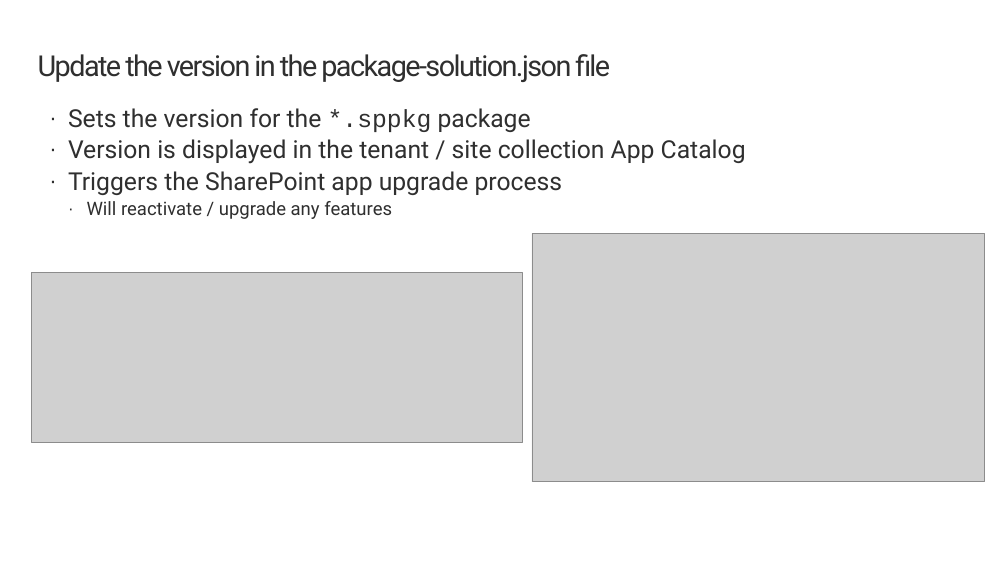
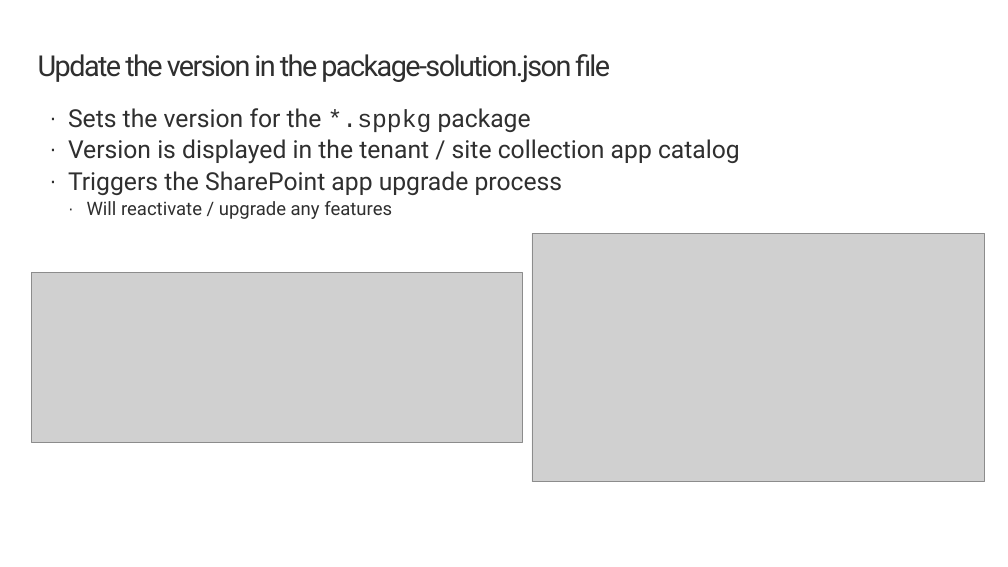
Before and after one commit to raidenwilliams86/deployment-sp-dev-training-spfx-sharepoint-dev, a slide deck: slide 4 of 03-versions.pptx (slide 5 before the commit). Drawn at 1008x567 pixels with LibreOffice and Linux fonts; fonts in the diff are those of the drawing; grey boxes stand for pictures; background and template pictures are left out. Boxes give left, top, right and bottom in pixels: in the first picture for what was removed or moved away, otherwise in the second. Text is boxed around its words. In the diff, an @@ line names an element or a change of style, - is before the commit and + after.

```diff
--- a/03-versions.pptx
+++ b/03-versions.pptx
@@ text at box(68, 139, 740, 164): text changed @@
-· Version is displayed in the tenant / site collection App Catalog
+· Version is displayed in the tenant / site collection app catalog
```
Also in this commit, not shown: 3 other slides changed, 46 other files.
